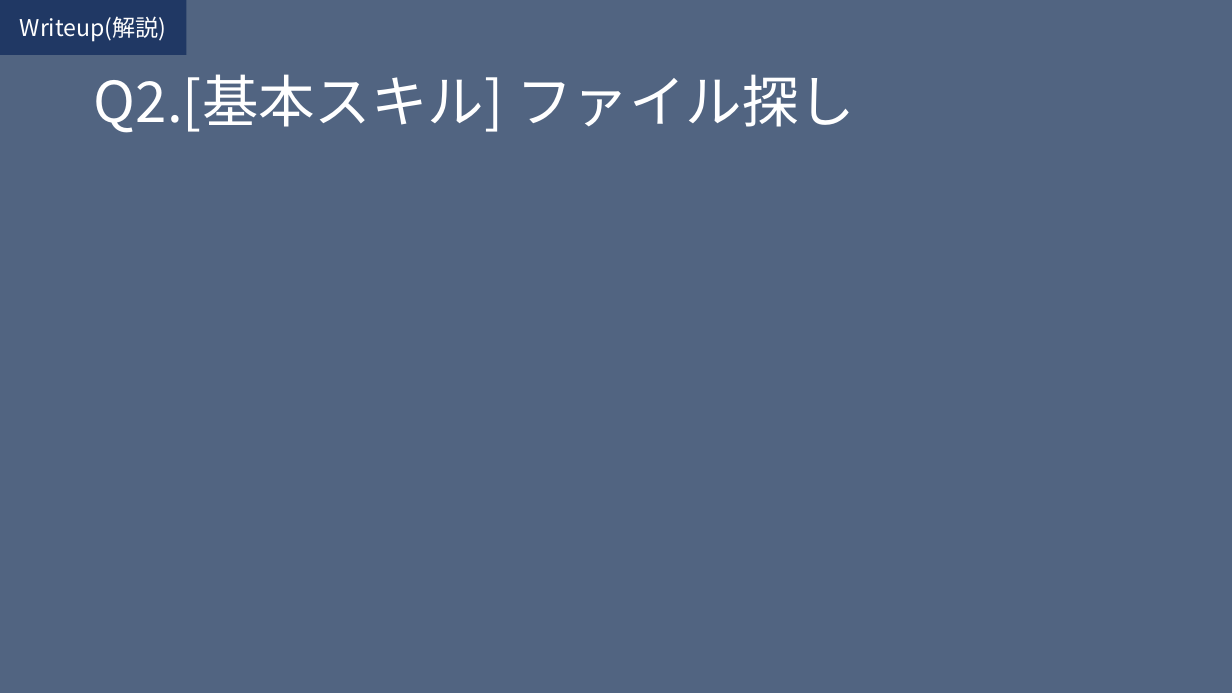
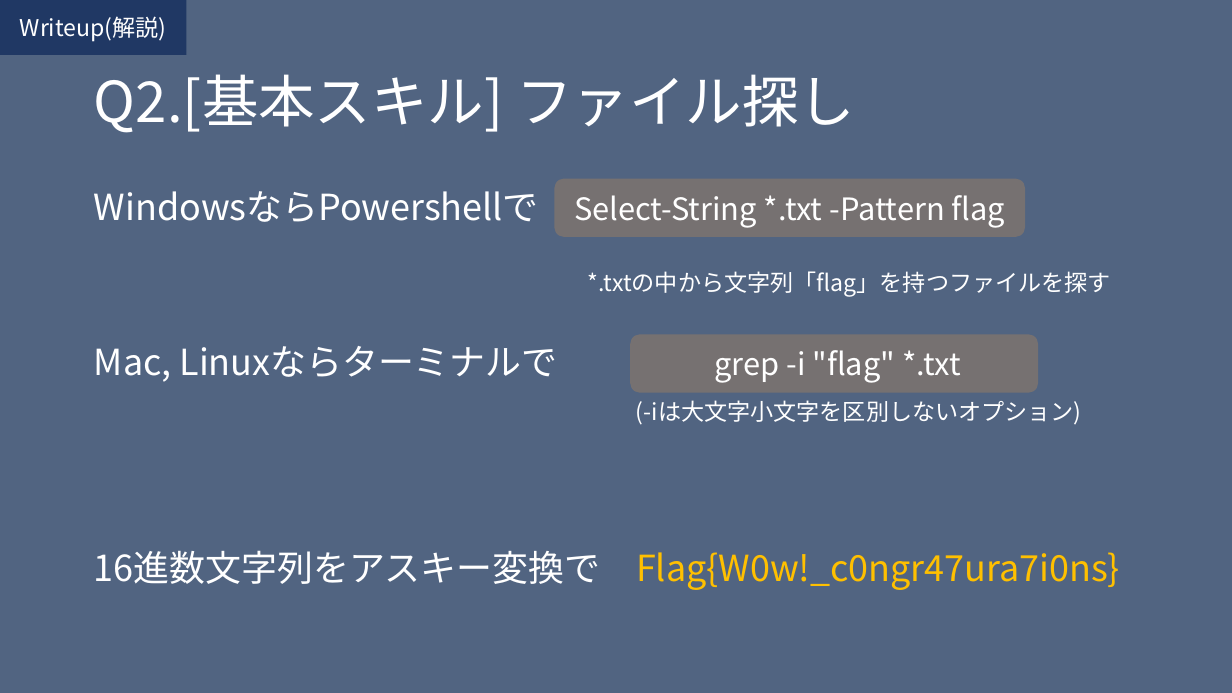
Before and after one commit to H0ndh11/CTF, a slide deck: slide 9 of ゼミ発表資料/ctf発表スライド.pptx. Drawn at 1232x693 pixels with LibreOffice and Linux fonts; fonts in the diff are those of the drawing. Boxes give left, top, right and bottom in pixels: in the first picture for what was removed or moved away, otherwise in the second. Text is boxed around its words. In the diff, an @@ line names an element or a change of style, - is before the commit and + after.

```diff
--- a/ゼミ発表資料/ctf発表スライド.pptx
+++ b/ゼミ発表資料/ctf発表スライド.pptx
@@ rounded rectangle added at [555,178,1025,237], fill #767171, 24 pt, text #FFFFFF @@
+Select-String *.txt -Pattern flag
@@ text added at [94,191,1120,590], 28 pt, text #FFFFFF @@
+WindowsならPowershellで
+Mac, Linuxならターミナルで
+16進数文字列をアスキー変換で Flag{W0w!_c0ngr47ura7i0ns}
@@ text added at [588,271,1111,296], 18 pt, text #FFFFFF @@
+*.txtの中から文字列「flag」を持つファイルを探す
@@ rounded rectangle added at [630,335,1039,393], fill #767171, 24 pt, text #FFFFFF @@
+grep -i "flag" *.txt
@@ text added at [636,400,1082,425], 18 pt, text #FFFFFF @@
+(-iは大文字小文字を区別しないオプション)
```
Also in this commit, not shown: 7 other slides changed, 2 other files.
